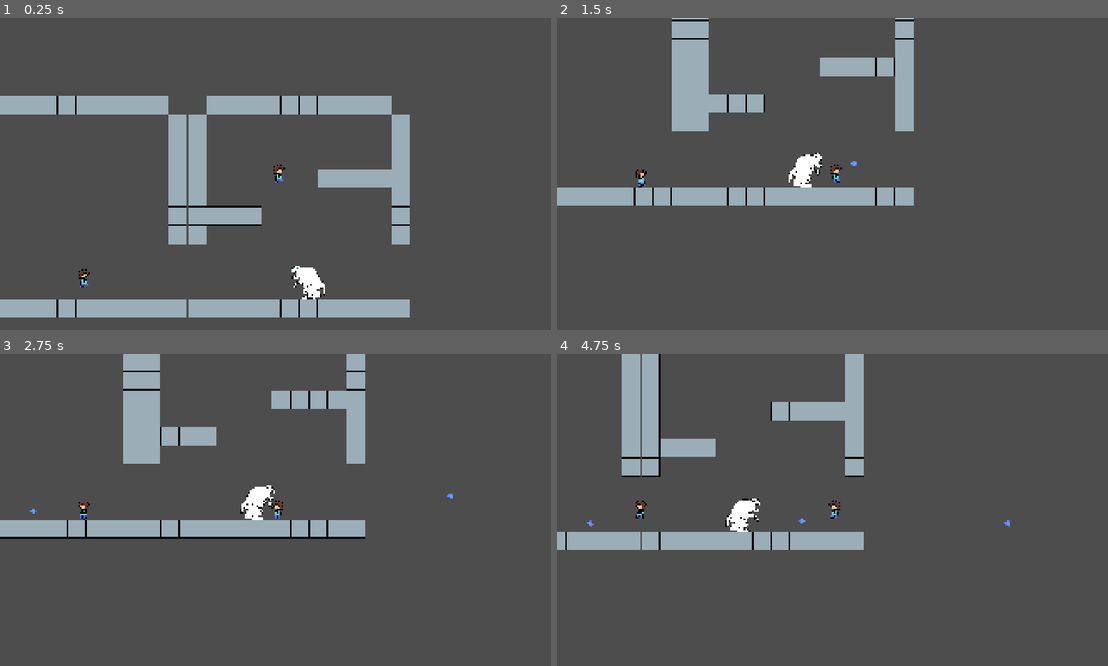
Above: before the commit, frames 1-4 (two rows, left to right).
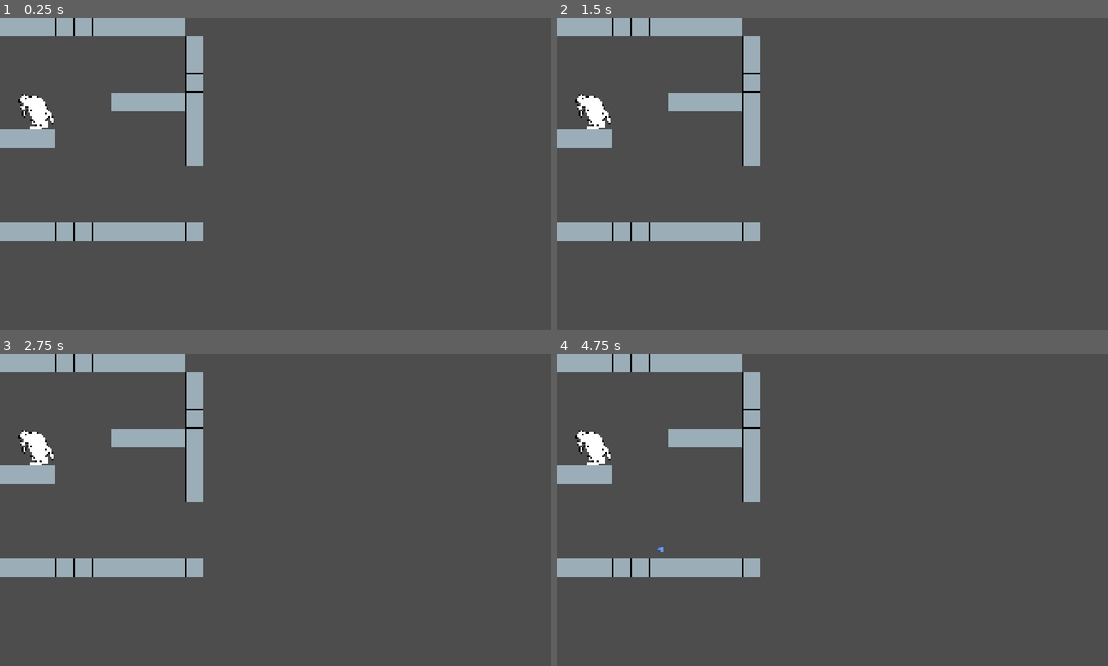
Above: after the commit, the same moments.

Repository: juliolegrandsage/bass_rush
Game: Godot game, scene res://scenes/infinite_mode.tscn
Two runs of this game, one before a commit and one after it. Both use one fixed random seed, a clock stepped at 60 frames per second and the inputs below. This scene is started directly instead of the project's main scene. The engine's default icon, where the game draws it, is replaced by a stand-in: a white triangle on a blue panel in a dark square.
Inputs (mouse positions are in pixels of both pictures, inside the frame that each line leads up to):
- Up to frame 1 (0.25 s): no input
- Up to frame 2 (1.5 s): tap Enter (ui_accept) at 0.5, 0.77 s; move the mouse to (959, 158) at 0.52 s; hold Right (ui_right) from 0.53 s (still down); right-click (959, 158) at 0.6 s; move the mouse to (722, 189) at 1.27 s; tap X (shoot) at 1.35 s
- Up to frame 3 (2.75 s): tap Enter (ui_accept) at 1.52 s; move the mouse to (336, 441) at 2.02 s; release Right (ui_right) at 2.03 s; hold Left (ui_left) from 2.03 s (still down); right-click (336, 441) at 2.1 s
- Up to frame 4 (4.75 s): move the mouse to (804, 572) at 2.77 s; release Left (ui_left) at 2.78 s; hold Right (ui_right) 2.78-4.28 s; tap X (shoot) at 2.85, 4.35 s; tap Enter (ui_accept) at 3.02, 3.77, 4.52 s; move the mouse to (1003, 556) at 3.52 s; right-click (1003, 556) at 3.6 s; move the mouse to (667, 463) at 4.27 s; hold Left (ui_left) from 4.28 s (still down)

The runs differ from the first frame. In frame 1, 19% of the frame differs, in the area x 0-75%, y 0-96%; in frame 2, 14%; in frame 3, 15%; in frame 4, 15%.
Error after the commit: Attempt to call function 'add_to_group' in base 'null instance' on a null instance. (res://scripts/infinite_mode.gd:21)

Commit message:
bugfix on oduro

Diff:
--- a/infinite_mod/rooms/room2.tscn
+++ b/infinite_mod/rooms/room2.tscn
@@ -24,9 +24,9 @@
 [node name="Room1" type="Node2D" unique_id=339347580]
 script = ExtResource("1_b3me8")
 
+[node name="oduro" parent="." unique_id=1890799837 instance=ExtResource("3_44fa7")]
+position = Vector2(126, 321)
+
 [node name="TileMapLayer" type="TileMapLayer" parent="." unique_id=551394460 groups=["tilemap"]]
 tile_map_data = PackedByteArray("AAD//wEAAAABAAAAAAD//wIAAAABAAAAAAD//wMAAAABAAAAAAD//wQAAAABAAAAAAD//wUAAAABAAAAAAD//w …(608 unchanged characters)…
 tile_set = SubResource("TileSet_g4v7s")
-
-[node name="oduro" parent="." unique_id=1890799837 instance=ExtResource("3_44fa7")]
-position = Vector2(379, 633)
--- a/scenes/infinite_mode.tscn
+++ b/scenes/infinite_mode.tscn
@@ -3,13 +3,9 @@
 [ext_resource type="Script" uid="uid://bbhb46516iouk" path="res://scripts/infinite_mode.gd" id="1_ix4cq"]
 [ext_resource type="PackedScene" uid="uid://6td1vxu12xw0" path="res://infinite_mod/rooms/room1.tscn" id="2_2jtjp"]
 [ext_resource type="PackedScene" uid="uid://cwook5gh3lnor" path="res://infinite_mod/rooms/room2.tscn" id="3_mfr1g"]
-[ext_resource type="PackedScene" uid="uid://bsa5g5yq0d1dr" path="res://scenes/player.tscn" id="4_aga4w"]
 
 [node name="InfiniteMode" type="Node2D" unique_id=1247889500]
 script = ExtResource("1_ix4cq")
 room_templates = Array[PackedScene]([ExtResource("2_2jtjp"), ExtResource("3_mfr1g")])
 
 [node name="Camera2D" type="Camera2D" parent="." unique_id=1150034398]
-
-[node name="CharacterBody2D" parent="." unique_id=584086009 instance=ExtResource("4_aga4w")]
-position = Vector2(248, 244)
--- a/scenes/oduro_infinite.gd
+++ b/scenes/oduro_infinite.gd
@@ -44,7 +44,8 @@
 	# petit offset de sécurité
 	if is_on_floor() and !$RayCast2D.is_colliding():
 		flip()
-
+	if is_on_wall():
+		flip()
 	distance_to_player = player.global_position.distance_to(self.global_position)
 	if can_attack:
 		if distance_to_player <= 300:
